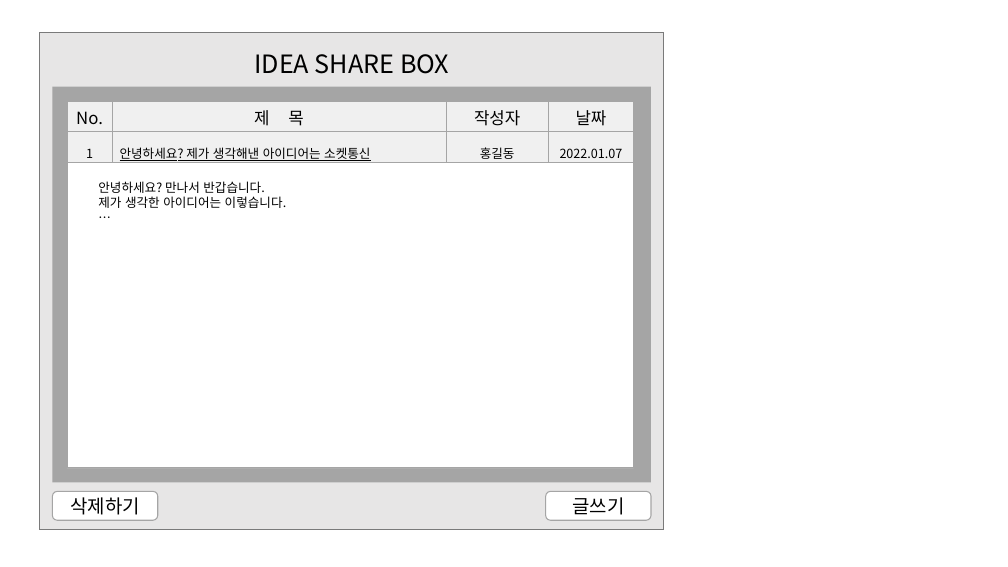
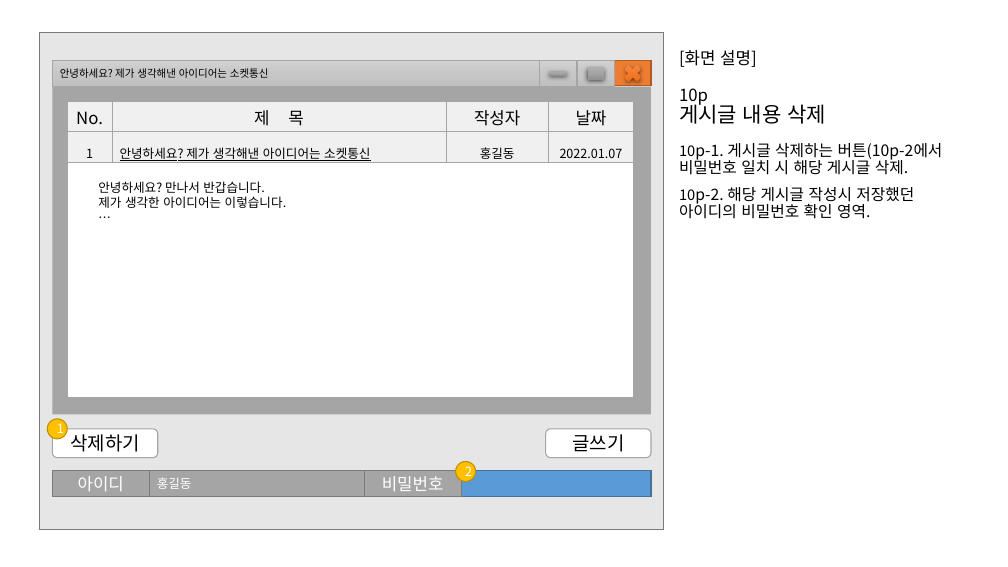
Before and after one commit to jwsimhj97/Fullstack, a slide deck: slide 12 of 소켓통신_심현정.pptx (slide 8 before the commit). Drawn at 1008x567 pixels with LibreOffice and Linux fonts; fonts in the diff are those of the drawing. Boxes give left, top, right and bottom in pixels: in the first picture for what was removed or moved away, otherwise in the second. Text is boxed around its words. In the diff, an @@ line names an element or a change of style, - is before the commit and + after.

```diff
--- a/소켓통신_심현정.pptx
+++ b/소켓통신_심현정.pptx
@@ text removed at <box>254,54,449,74</box> @@
-IDEA SHARE BOX
@@ title added at <box>679,50,826,124</box>, 16 pt, text #000000 @@
+[화면 설명]
+10p
+게시글 내용 삭제
@@ rectangle: place and size @@
-rectangle at <box>52,87,651,483</box>
+rectangle at <box>52,87,651,415</box>
@@ rectangle added at <box>52,60,540,85</box>, fill gradient #D2D2D2 to #C8C8C8 to #C0C0C0, outline #A5A5A5 0.5 pt, 10 pt, text #000000 @@
+안녕하세요? 제가 생각해낸 아이디어는 소켓통신
@@ rectangle added at <box>540,60,577,85</box>, fill gradient #D2D2D2 to #C8C8C8 to #C0C0C0, outline #A5A5A5 0.5 pt @@
@@ rectangle added at <box>550,72,567,76</box>, fill gradient #AFAFAF to #A5A5A5 to #939393 @@
@@ rectangle added at <box>577,60,614,85</box>, fill gradient #D2D2D2 to #C8C8C8 to #C0C0C0, outline #A5A5A5 0.5 pt @@
@@ rectangle added at <box>588,67,604,79</box>, fill gradient #AFAFAF to #A5A5A5 to #939393 @@
@@ rectangle added at <box>614,60,651,85</box>, fill #ED7D31, outline #AF5C24 1 pt @@
@@ cross added at <box>621,62,644,85</box>, fill gradient #F18C57 to #F67B28 to #E56C19 @@
@@ rectangle: place and size @@
-rectangle at <box>67,132,634,468</box>
+rectangle at <box>67,132,634,398</box>
@@ text added at <box>679,143,943,206</box>, 15 pt, text #000000 @@
+10p-1. 게시글 삭제하는 버튼(10p-2에서 비밀번호 일치 시 해당 게시글 삭제.
+10p-2. 해당 게시글 작성시 저장했던 아이디의 비밀번호 확인 영역.
@@ rectangle: place and size @@
-rectangle at <box>67,163,634,467</box>
+rectangle at <box>67,163,634,398</box>
@@ ellipse added at <box>47,419,67,439</box>, fill #FFC000, outline #BD8E00 1 pt, 12 pt, text #FFFFFF @@
+1
@@ rounded rectangle "삭제하기": place and size @@
-rounded rectangle "삭제하기" at <box>52,492,157,520</box>
+rounded rectangle "삭제하기" at <box>52,429,157,457</box>
@@ rounded rectangle "글쓰기": place and size @@
-rounded rectangle "글쓰기" at <box>546,492,651,520</box>
+rounded rectangle "글쓰기" at <box>546,429,651,457</box>
@@ group added at <box>52,471,651,497</box>: 4 rectangles @@
+홍길동
+비밀번호
+아이디
@@ ellipse added at <box>456,461,476,481</box>, fill #FFC000, outline #BD8E00 1 pt, 12 pt, text #FFFFFF @@
+2
```
Also in this commit, not shown: 8 other slides changed, 4 slides added, 2 slides removed, 24 other files.
